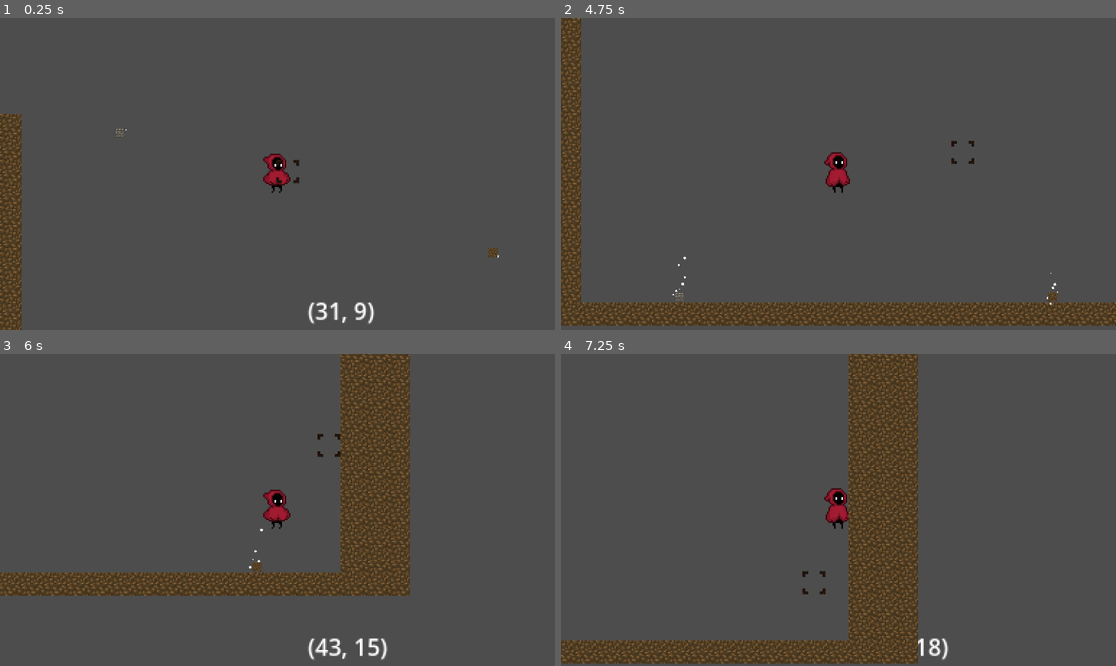
Above: before the commit, frames 1-4 (two rows, left to right).
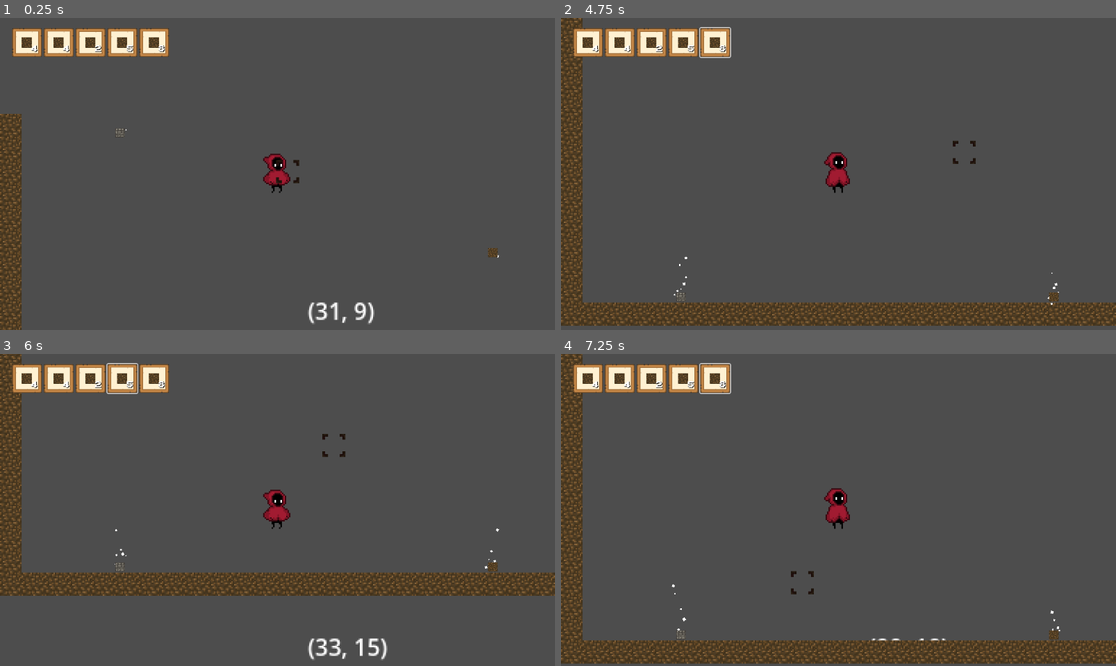
Above: after the commit, the same moments.

Repository: Emanuel-Oliveira-da-Silva/in-the-land
Game: Godot game, scene res://test_level.tscn
The game is run twice, just before and just after one commit, with the same random seed, the same clock (stepped at 60 frames per second) and the same inputs. The project has no main scene, so this scene is started directly.
Inputs (mouse positions are in pixels of both pictures, inside the frame that each line leads up to):
- Up to frame 1 (0.25 s): no input
- Up to frame 2 (4.75 s): click (588, 42) at 0.52 s; click (622, 42) at 1.27 s; click (649, 42) at 2.02 s; click (683, 42) at 2.77 s; click (716, 42) at 3.52 s; tap Enter (ui_accept) at 4.25, 4.52 s; move the mouse to (960, 158) at 4.27 s; hold Right (ui_right) from 4.28 s (still down); hold Shift (Shift) from 4.28 s (still down)
- Up to frame 3 (6 s): move the mouse to (166, 525) at 5.02 s; release Shift (Shift) at 5.03 s; click (166, 525) at 5.1 s; tap Enter (ui_accept) at 5.27 s; move the mouse to (333, 441) at 5.77 s; release Right (ui_right) at 5.78 s; hold Left (ui_left) from 5.78 s (still down); right-click (333, 441) at 5.85 s
- Up to frame 4 (7.25 s): move the mouse to (810, 572) at 6.52 s; release Left (ui_left) at 6.53 s; hold Right (ui_right) from 6.53 s (still down); tap Shift (Shift) at 6.6 s; tap Enter (ui_accept) at 6.77 s

The runs differ from the first frame. In frame 1, 2.4% of the frame differs, in the area x 2-31%, y 3-13%; in frame 2, 5.6%; in frame 3, 18%; in frame 4, 22%, in the area x 0-100%, y 0-100%.

Commit message:
Agregué una hotbar

Diff:
--- a/Inventory/Inventory.gd
+++ b/Inventory/Inventory.gd
@@ -23,10 +23,13 @@
 	if index < 0: return
 
 	slots[index] = Inv_Slot.new()
+	updated.emit()
 
 func insert_slot(index : int, inv_Slot : Inv_Slot):
 	slots[index] = inv_Slot
+	updated.emit()
 
 func insert_items(slot : Inv_Slot):
 	for i in range(slot.amount):
 		insert(slot.item)
+	updated.emit()
--- /dev/null
+++ b/Inventory/Slots/Slot_Hotbar.gd
@@ -0,0 +1,33 @@
+extends Button
+class_name hotbar_slot
+
+@onready var container = $Container
+
+
+@onready var inventory_UI = $".."
+
+
+var item_stack_ui : Item_Stack_UI
+var index : int
+
+func insert(isg : Item_Stack_UI):
+	item_stack_ui = isg
+	$Container.add_child(item_stack_ui)
+
+	if !item_stack_ui.inventoryslot || inventory_UI.inventory.slots[index] == item_stack_ui.inventoryslot:
+		return
+
+	inventory_UI.inventory.insert_slot(index, item_stack_ui.inventoryslot)
+
+func take_item():
+	var item = item_stack_ui
+
+	inventory_UI.inventory.remove_slot(item_stack_ui.inventoryslot)
+
+	container.remove_child(item_stack_ui)
+	item_stack_ui = null
+
+	return item
+
+func is_empty():
+	return !item_stack_ui
--- /dev/null
+++ b/Inventory/Slots/Slot_Hotbar.tscn
@@ -0,0 +1,21 @@
+[gd_scene load_steps=3 format=3 uid="uid://d07c5jytsq2ud"]
+
+[ext_resource type="Script" path="res://Inventory/Slots/Slot_Hotbar.gd" id="1_damw8"]
+[ext_resource type="Texture2D" uid="uid://xt2gbafavyty" path="res://Assets/UI/Tiles/Large tiles/Thin outline/tile_0013.png" id="2_vx6vd"]
+
+[node name="Hotbar_Slot" type="Button"]
+custom_minimum_size = Vector2(62, 60)
+offset_right = 31.0
+offset_bottom = 30.0
+script = ExtResource("1_damw8")
+
+[node name="Background" type="Sprite2D" parent="."]
+scale = Vector2(1.9375, 1.875)
+texture = ExtResource("2_vx6vd")
+centered = false
+
+[node name="Container" type="CenterContainer" parent="."]
+custom_minimum_size = Vector2(62, 60)
+layout_mode = 0
+offset_right = 31.0
+offset_bottom = 30.0
--- /dev/null
+++ b/Inventory/hotbar.gd
@@ -0,0 +1,24 @@
+extends HBoxContainer
+
+@onready var ItemStackUIClass = preload("res://Inventory/panel_UI.tscn")
+@onready var inventory : Inventory =  self.owner.inventory
+@onready var slots: Array = get_children()
+
+var item_in_hand : Item_Stack_UI
+var oldIndex: int = -1
+
+func take_item_from_slot(slot):
+	item_in_hand = slot.take_item()
+	add_child(item_in_hand)
+
+	oldIndex = slot.index
+
+func insert_item_in_slot(slot):
+	var item = item_in_hand
+
+	remove_child(item_in_hand)
+	item_in_hand = null
+
+	slot.insert(item)
+
+	oldIndex = -1
--- /dev/null
+++ b/Inventory/hotbar.tscn
@@ -0,0 +1,24 @@
+[gd_scene load_steps=3 format=3 uid="uid://bos7m72us7ng7"]
+
+[ext_resource type="PackedScene" uid="uid://d07c5jytsq2ud" path="res://Inventory/Slots/Slot_Hotbar.tscn" id="1_3dxo1"]
+[ext_resource type="Script" path="res://Inventory/hotbar.gd" id="1_lisuv"]
+
+[node name="Hotbar" type="HBoxContainer"]
+offset_right = 40.0
+offset_bottom = 40.0
+script = ExtResource("1_lisuv")
+
+[node name="Slot" parent="." instance=ExtResource("1_3dxo1")]
+layout_mode = 2
+
+[node name="Slot2" parent="." instance=ExtResource("1_3dxo1")]
+layout_mode = 2
+
+[node name="Slot3" parent="." instance=ExtResource("1_3dxo1")]
+layout_mode = 2
+
+[node name="Slot4" parent="." instance=ExtResource("1_3dxo1")]
+layout_mode = 2
+
+[node name="Slot5" parent="." instance=ExtResource("1_3dxo1")]
+layout_mode = 2
--- a/Inventory/inventory_UI.gd
+++ b/Inventory/inventory_UI.gd
@@ -5,11 +5,13 @@
 @onready var inventory : Inventory =  self.owner.inventory
 
 @onready var ItemStackUIClass = preload("res://Inventory/panel_UI.tscn")
-@onready var slots : Array = $NinePatchRect/GridContainer.get_children()
+@onready var hotbar_slots : Array = $"../Hotbar".get_children()
+@onready var slots : Array = hotbar_slots + $NinePatchRect/GridContainer.get_children()
 
 var item_in_hand : Item_Stack_UI
 var oldIndex: int = -1
 var locked = false
+
 
 func _ready():
 	connect_Slots()
--- a/Inventory/inventory_UI.tscn
+++ b/Inventory/inventory_UI.tscn
@@ -15,7 +15,7 @@
 
 [node name="NinePatchRect" type="NinePatchRect" parent="."]
 self_modulate = Color(1, 1, 1, 0.313726)
-custom_minimum_size = Vector2(374, 296)
+custom_minimum_size = Vector2(374, 210)
 layout_mode = 1
 offset_right = 187.0
 offset_bottom = 148.0
@@ -41,21 +41,6 @@
 grow_horizontal = 2
 grow_vertical = 2
 columns = 5
-
-[node name="Slot" parent="NinePatchRect/GridContainer" instance=ExtResource("3_3tl1u")]
-layout_mode = 2
-
-[node name="Slot2" parent="NinePatchRect/GridContainer" instance=ExtResource("3_3tl1u")]
-layout_mode = 2
-
-[node name="Slot3" parent="NinePatchRect/GridContainer" instance=ExtResource("3_3tl1u")]
-layout_mode = 2
-
-[node name="Slot4" parent="NinePatchRect/GridContainer" instance=ExtResource("3_3tl1u")]
-layout_mode = 2
-
-[node name="Slot5" parent="NinePatchRect/GridContainer" instance=ExtResource("3_3tl1u")]
-layout_mode = 2
 
 [node name="Slot6" parent="NinePatchRect/GridContainer" instance=ExtResource("3_3tl1u")]
 layout_mode = 2
--- a/Inventory/panel_UI.gd
+++ b/Inventory/panel_UI.gd
@@ -9,11 +9,11 @@
 func update():
 	if !inventoryslot || !inventoryslot.item: return
 
-	item_sprite.texture = inventoryslot.item.texture
-	item_sprite.visible = true
+	$item.texture = inventoryslot.item.texture
+	$item.visible = true
 
 	if inventoryslot.amount > 1:
-		label.visible = true
-		label.text = str(inventoryslot.amount)
+		$Label.visible = true
+		$Label.text = str(inventoryslot.amount)
 	else:
 		label.visible = false
--- a/Scenes/Player/Player.tscn
+++ b/Scenes/Player/Player.tscn
@@ -20,6 +20,7 @@
 [ext_resource type="Script" path="res://State Machines/Player/UI/Inventory_closed.gd" id="14_ylr40"]
 [ext_resource type="Script" path="res://State Machines/Player/UI/Pause_open.gd" id="15_1s8md"]
 [ext_resource type="PackedScene" uid="uid://cjmgju2k7kx4b" path="res://Inventory/inventory_UI.tscn" id="17_671f1"]
+[ext_resource type="PackedScene" uid="uid://bos7m72us7ng7" path="res://Inventory/hotbar.tscn" id="21_v452b"]
 
 [sub_resource type="Resource" id="Resource_byydd"]
 script = ExtResource("3_bvluy")
@@ -1015,13 +1016,20 @@
 
 [node name="CanvasLayer" type="CanvasLayer" parent="."]
 
+[node name="Hotbar" parent="CanvasLayer" instance=ExtResource("21_v452b")]
+offset_left = 25.0
+offset_top = 21.0
+offset_right = 351.0
+offset_bottom = 81.0
+
 [node name="Inventory" parent="CanvasLayer" instance=ExtResource("17_671f1")]
 visible = false
 anchors_preset = 0
 anchor_right = 0.0
 anchor_bottom = 0.0
+offset_top = 86.0
 offset_right = 44.0
-offset_bottom = 28.0
+offset_bottom = 114.0
 grow_horizontal = 1
 grow_vertical = 1
 
--- a/Scripts/Player/Player.gd
+++ b/Scripts/Player/Player.gd
@@ -16,6 +16,7 @@
 #UI
 @onready var inventory_UI = $CanvasLayer/Inventory
 @onready var pause_menu = $"CanvasLayer/Pause Menu"
+@onready var hotbar = $CanvasLayer/Hotbar
 
 
 #Resources
--- a/State Machines/Player/Falling.gd
+++ b/State Machines/Player/Falling.gd
@@ -12,8 +12,8 @@
 	controlled_node.move_and_slide()
 
 func process(delta):
-	if Input.get_axis("ui_left","ui_right") != 0:
-		controlled_node.velocity.x += Input.get_axis("ui_left","ui_right") * 5
+	if Input.get_axis("left","right") != 0:
+		controlled_node.velocity.x += Input.get_axis("left","right") * 5
 
 
 func handle_gravity(delta):
--- a/State Machines/Player/Idle.gd
+++ b/State Machines/Player/Idle.gd
@@ -14,7 +14,7 @@
 func input(event):
 	if Input.is_action_pressed("ui_accept"):
 		state_machine.change_to("Jumping")
-	if not Input.get_axis("ui_left","ui_right") == 0:
+	if not Input.get_axis("left","right") == 0:
 		if Input.is_action_pressed("Shift"):
 			state_machine.change_to("Running")
 			return
--- a/State Machines/Player/Landing.gd
+++ b/State Machines/Player/Landing.gd
@@ -1,7 +1,7 @@
 extends Gravity_StateBase
 
 func physics_process(delta):
-	if Input.get_axis("ui_left","ui_right") != 0:
+	if Input.get_axis("left","right") != 0:
 		controlled_node.play_animation(PlayerAnimations.Land_run)
 		if Input.is_action_pressed("Shift"):
 			state_machine.change_to("Running")
--- a/State Machines/Player/Running.gd
+++ b/State Machines/Player/Running.gd
@@ -2,7 +2,7 @@
 
 func physics_process(delta):
 	controlled_node.play_animation(PlayerAnimations.Run)
-	controlled_node.velocity.x = Input.get_axis("ui_left","ui_right") * 300
+	controlled_node.velocity.x = Input.get_axis("left","right") * 300
 
 
 	handle_gravity(delta)
@@ -12,7 +12,7 @@
 func input(event):
 	if Input.is_action_pressed("ui_accept"):
 		state_machine.change_to("Jumping")
-	if Input.get_axis("ui_left","ui_right") == 0:
+	if Input.get_axis("left","right") == 0:
 		state_machine.change_to("Idle")
 	elif Input.is_action_just_released("Shift"):
 		state_machine.change_to("Walking")
--- a/State Machines/Player/UI/Inventory_closed.gd
+++ b/State Machines/Player/UI/Inventory_closed.gd
@@ -1,4 +1,8 @@
 extends StateBase
+
+func start():
+	controlled_node.hotbar.visible = true
+	controlled_node.inventory_UI.locked = true
 
 func unhandled_input(event):
 	if Input.is_action_just_pressed("Inventory"):
@@ -6,5 +10,9 @@
 		state_machine.change_to("Inventory_open")
 
 	elif Input.is_action_just_pressed("ui_cancel"):
+		controlled_node.hotbar.visible = false
 		controlled_node.pause_menu.visible = true
 		state_machine.change_to("Pause_open")
+
+func end():
+	controlled_node.inventory_UI.locked = false
--- a/State Machines/Player/Walking.gd
+++ b/State Machines/Player/Walking.gd
@@ -2,7 +2,7 @@
 
 func physics_process(delta):
 	controlled_node.play_animation(PlayerAnimations.Walk)
-	controlled_node.velocity.x = Input.get_axis("ui_left","ui_right") * 150
+	controlled_node.velocity.x = Input.get_axis("left","right") * 150
 
 
 	handle_gravity(delta)
@@ -12,7 +12,7 @@
 func input(event):
 	if Input.is_action_pressed("ui_accept"):
 		state_machine.change_to("Jumping")
-	if Input.get_axis("ui_left","ui_right") == 0:
+	if Input.get_axis("left","right") == 0:
 		state_machine.change_to("Idle")
 	elif Input.is_action_pressed("Shift"):
 		state_machine.change_to("Running")
--- a/project.godot
+++ b/project.godot
@@ -16,38 +16,6 @@
 
 [input]
 
-ui_left={
-"deadzone": 0.5,
-"events": [Object(InputEventKey,"resource_local_to_scene":false,"resource_name":"","device":0,"window_id":0,"alt_pressed":false,"shift_pressed":false,"ctrl_pressed":false,"meta_pressed":false,"pressed":false,"keycode":4194319,"physical_keycode":0,"key_label":0,"unicode":0,"echo":false,"script":null)
-, Object(InputEventJoypadButton,"resource_local_to_scene":false,"resource_name":"","device":0,"button_index":13,"pressure":0.0,"pressed":false,"script":null)
-, Object(InputEventJoypadMotion,"resource_local_to_scene":false,"resource_name":"","device":0,"axis":0,"axis_value":-1.0,"script":null)
-, Object(InputEventKey,"resource_local_to_scene":false,"resource_name":"","device":-1,"window_id":0,"alt_pressed":false,"shift_pressed":false,"ctrl_pressed":false,"meta_pressed":false,"pressed":false,"keycode":0,"physical_keycode":65,"key_label":0,"unicode":97,"echo":false,"script":null)
-]
-}
-ui_right={
-"deadzone": 0.5,
-"events": [Object(InputEventKey,"resource_local_to_scene":false,"resource_name":"","device":0,"window_id":0,"alt_pressed":false,"shift_pressed":false,"ctrl_pressed":false,"meta_pressed":false,"pressed":false,"keycode":4194321,"physical_keycode":0,"key_label":0,"unicode":0,"echo":false,"script":null)
-, Object(InputEventJoypadButton,"resource_local_to_scene":false,"resource_name":"","device":0,"button_index":14,"pressure":0.0,"pressed":false,"script":null)
-, Object(InputEventJoypadMotion,"resource_local_to_scene":false,"resource_name":"","device":0,"axis":0,"axis_value":1.0,"script":null)
-, Object(InputEventKey,"resource_local_to_scene":false,"resource_name":"","device":-1,"window_id":0,"alt_pressed":false,"shift_pressed":false,"ctrl_pressed":false,"meta_pressed":false,"pressed":false,"keycode":0,"physical_keycode":68,"key_label":0,"unicode":100,"echo":false,"script":null)
-]
-}
-ui_up={
-"deadzone": 0.5,
-"events": [Object(InputEventKey,"resource_local_to_scene":false,"resource_name":"","device":0,"window_id":0,"alt_pressed":false,"shift_pressed":false,"ctrl_pressed":false,"meta_pressed":false,"pressed":false,"keycode":4194320,"physical_keycode":0,"key_label":0,"unicode":0,"echo":false,"script":null)
-, Object(InputEventJoypadButton,"resource_local_to_scene":false,"resource_name":"","device":0,"button_index":11,"pressure":0.0,"pressed":false,"script":null)
-, Object(InputEventJoypadMotion,"resource_local_to_scene":false,"resource_name":"","device":0,"axis":1,"axis_value":-1.0,"script":null)
-, Object(InputEventKey,"resource_local_to_scene":false,"resource_name":"","device":-1,"window_id":0,"alt_pressed":false,"shift_pressed":false,"ctrl_pressed":false,"meta_pressed":false,"pressed":false,"keycode":0,"physical_keycode":87,"key_label":0,"unicode":119,"echo":false,"script":null)
-]
-}
-ui_down={
-"deadzone": 0.5,
-"events": [Object(InputEventKey,"resource_local_to_scene":false,"resource_name":"","device":0,"window_id":0,"alt_pressed":false,"shift_pressed":false,"ctrl_pressed":false,"meta_pressed":false,"pressed":false,"keycode":4194322,"physical_keycode":0,"key_label":0,"unicode":0,"echo":false,"script":null)
-, Object(InputEventJoypadButton,"resource_local_to_scene":false,"resource_name":"","device":0,"button_index":12,"pressure":0.0,"pressed":false,"script":null)
-, Object(InputEventJoypadMotion,"resource_local_to_scene":false,"resource_name":"","device":0,"axis":1,"axis_value":1.0,"script":null)
-, Object(InputEventKey,"resource_local_to_scene":false,"resource_name":"","device":-1,"window_id":0,"alt_pressed":false,"shift_pressed":false,"ctrl_pressed":false,"meta_pressed":false,"pressed":false,"keycode":0,"physical_keycode":83,"key_label":0,"unicode":115,"echo":false,"script":null)
-]
-}
 Shift={
 "deadzone": 0.5,
 "events": [Object(InputEventKey,"resource_local_to_scene":false,"resource_name":"","device":-1,"window_id":0,"alt_press …(182 unchanged characters)…
@@ -68,6 +36,26 @@
 "events": [Object(InputEventKey,"resource_local_to_scene":false,"resource_name":"","device":-1,"window_id":0,"alt_pressed":false,"shift_pressed":false,"ctrl_pressed":false,"meta_pressed":false,"pressed":false,"keycode":0,"physical_keycode":69,"key_label":0,"unicode":101,"echo":false,"script":null)
 ]
 }
+left={
+"deadzone": 0.5,
+"events": [Object(InputEventKey,"resource_local_to_scene":false,"resource_name":"","device":-1,"window_id":0,"alt_pressed":false,"shift_pressed":false,"ctrl_pressed":false,"meta_pressed":false,"pressed":false,"keycode":0,"physical_keycode":65,"key_label":0,"unicode":97,"echo":false,"script":null)
+]
+}
+right={
+"deadzone": 0.5,
+"events": [Object(InputEventKey,"resource_local_to_scene":false,"resource_name":"","device":-1,"window_id":0,"alt_pressed":false,"shift_pressed":false,"ctrl_pressed":false,"meta_pressed":false,"pressed":false,"keycode":0,"physical_keycode":68,"key_label":0,"unicode":100,"echo":false,"script":null)
+]
+}
+up={
+"deadzone": 0.5,
+"events": [Object(InputEventKey,"resource_local_to_scene":false,"resource_name":"","device":-1,"window_id":0,"alt_pressed":false,"shift_pressed":false,"ctrl_pressed":false,"meta_pressed":false,"pressed":false,"keycode":0,"physical_keycode":87,"key_label":0,"unicode":119,"echo":false,"script":null)
+]
+}
+down={
+"deadzone": 0.5,
+"events": [Object(InputEventKey,"resource_local_to_scene":false,"resource_name":"","device":-1,"window_id":0,"alt_pressed":false,"shift_pressed":false,"ctrl_pressed":false,"meta_pressed":false,"pressed":false,"keycode":0,"physical_keycode":83,"key_label":0,"unicode":115,"echo":false,"script":null)
+]
+}
 
 [layer_names]
 
Not shown: 1 places in Scenes/Player/Player.tscn that only renumber resources
Not shown, added: tes5E11.tmp
